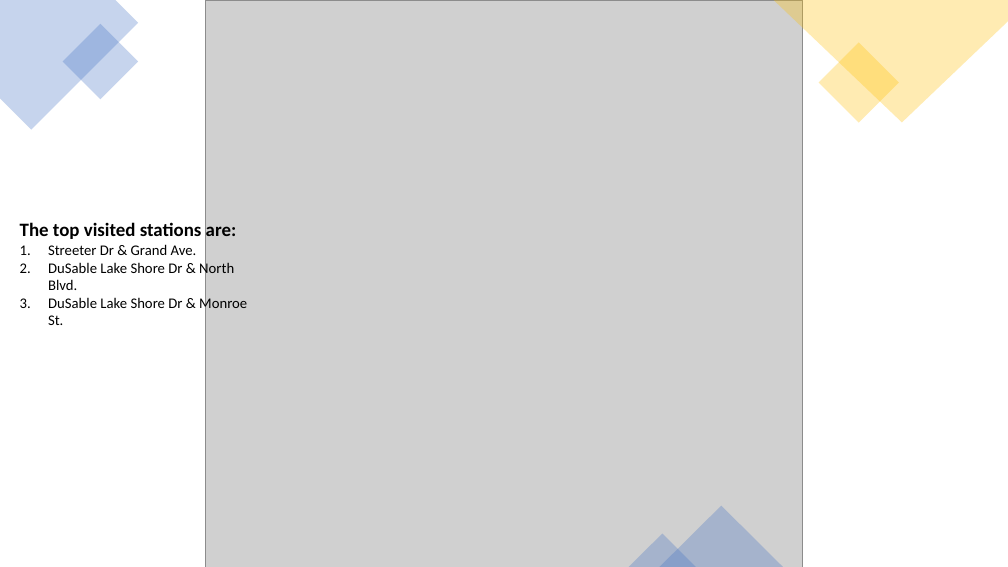
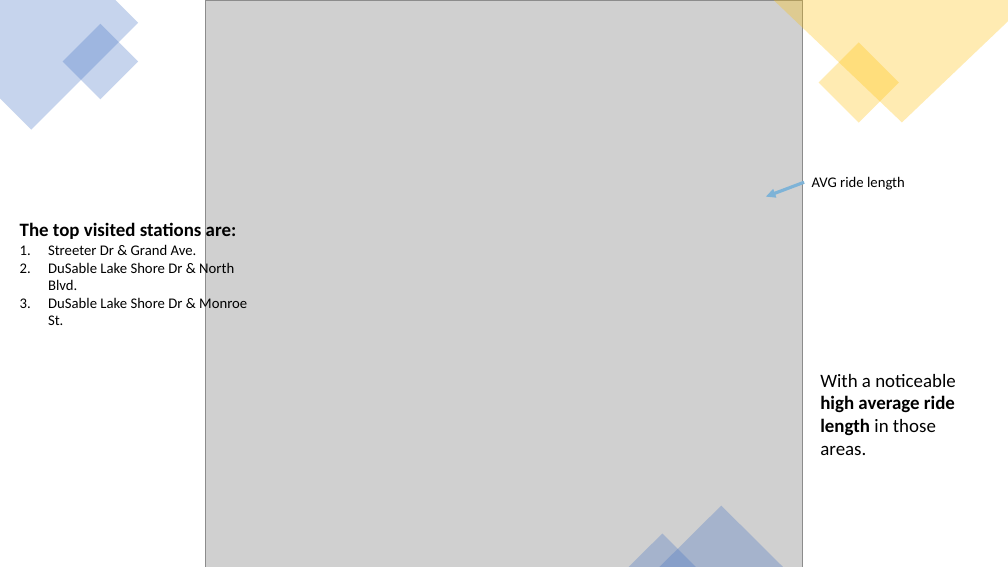
Before and after one commit to a7mdNasrr/Cyclistic-bike-share, a slide deck: slide 8 of Bike Share Presentation.pptx (slide 7 before the commit). Drawn at 1008x567 pixels with LibreOffice and Linux fonts; fonts in the diff are those of the drawing; grey boxes stand for pictures. Boxes give left, top, right and bottom in pixels: in the first picture for what was removed or moved away, otherwise in the second. Text is boxed around its words. In the diff, an @@ line names an element or a change of style, - is before the commit and + after.

```diff
--- a/Bike Share Presentation.pptx
+++ b/Bike Share Presentation.pptx
@@ text added at (812, 176, 905, 190), 14 pt, text #000000 @@
+AVG ride length
@@ arrow added from (805, 182) to (766, 197), #7EB3D7 3 pt @@
@@ text added at (820, 374, 955, 455), 18 pt, text #000000 @@
+With a noticeable high average ride length in those areas.
```
Also in this commit, not shown: 9 other slides changed, 3 slides added, 2 other files.
